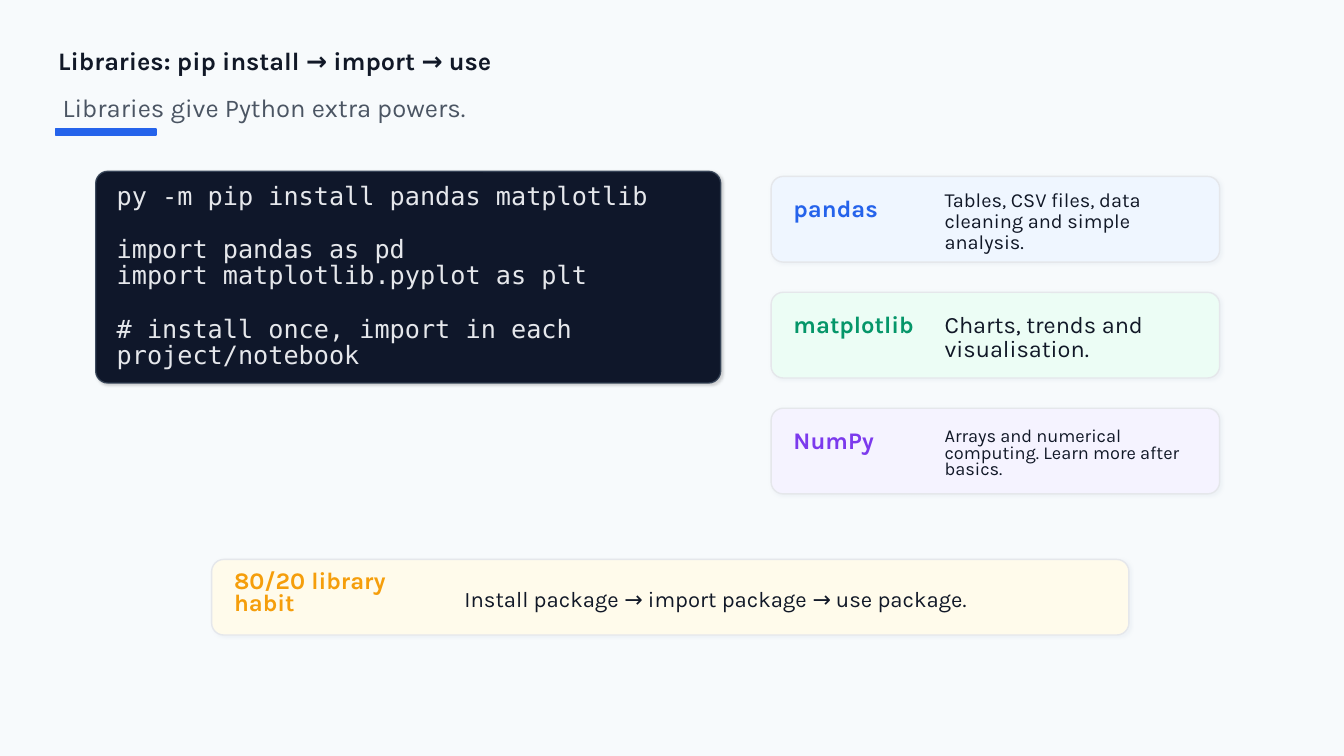
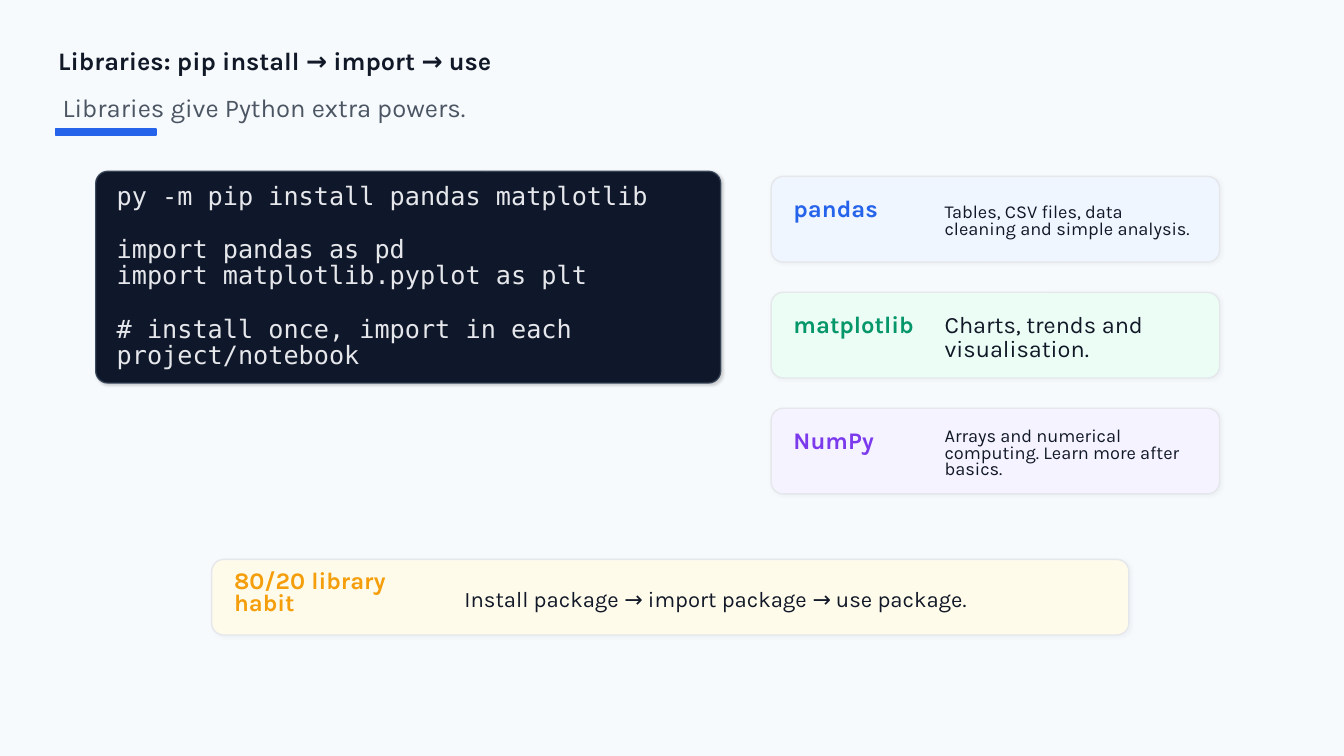
Before and after one commit to JoeKhoa/Python-Workshop, a slide deck: slide 24 of CDU_Python_Beginner_Workshop_Section1.pptx. Drawn at 1344x756 pixels with LibreOffice and Linux fonts; fonts in the diff are those of the drawing. Boxes give left, top, right and bottom in pixels: in the first picture for what was removed or moved away, otherwise in the second. Text is boxed around its words. In the diff, an @@ line names an element or a change of style, - is before the commit and + after.

```diff
--- a/CDU_Python_Beginner_Workshop_Section1.pptx
+++ b/CDU_Python_Beginner_Workshop_Section1.pptx
@@ text "Tables, CSV files, data cleaning ..." at <box>945,205,1190,240</box>: size 14.3 to 13 pt; line spacing 0.86 to 0.76 @@
```
Also in this commit, not shown: 4 other slides changed.
